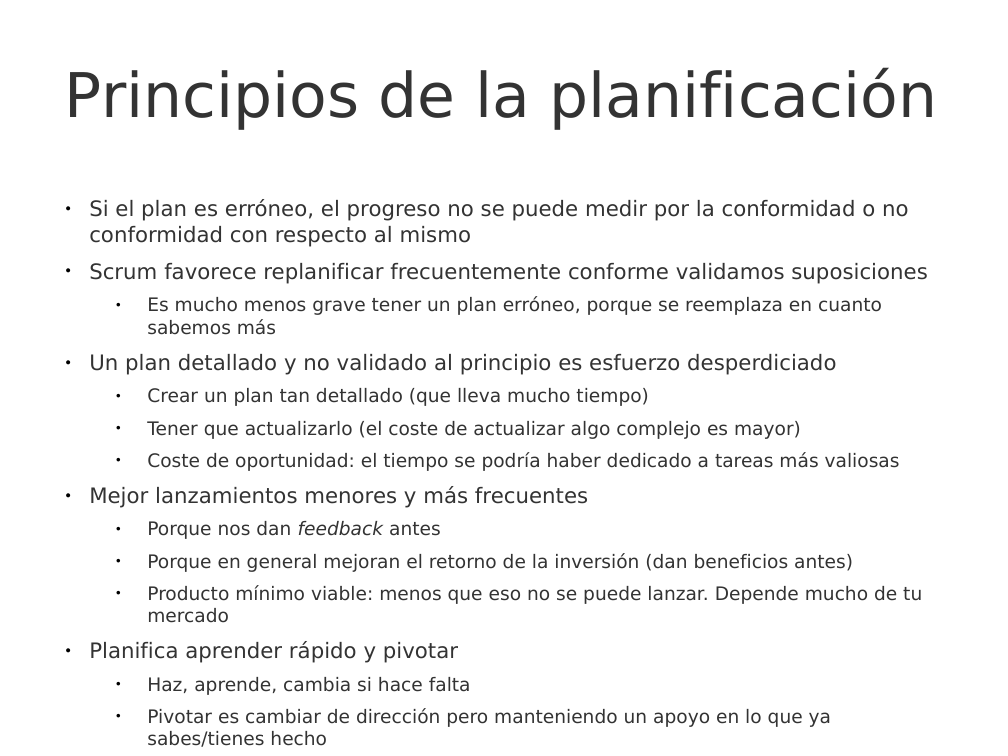
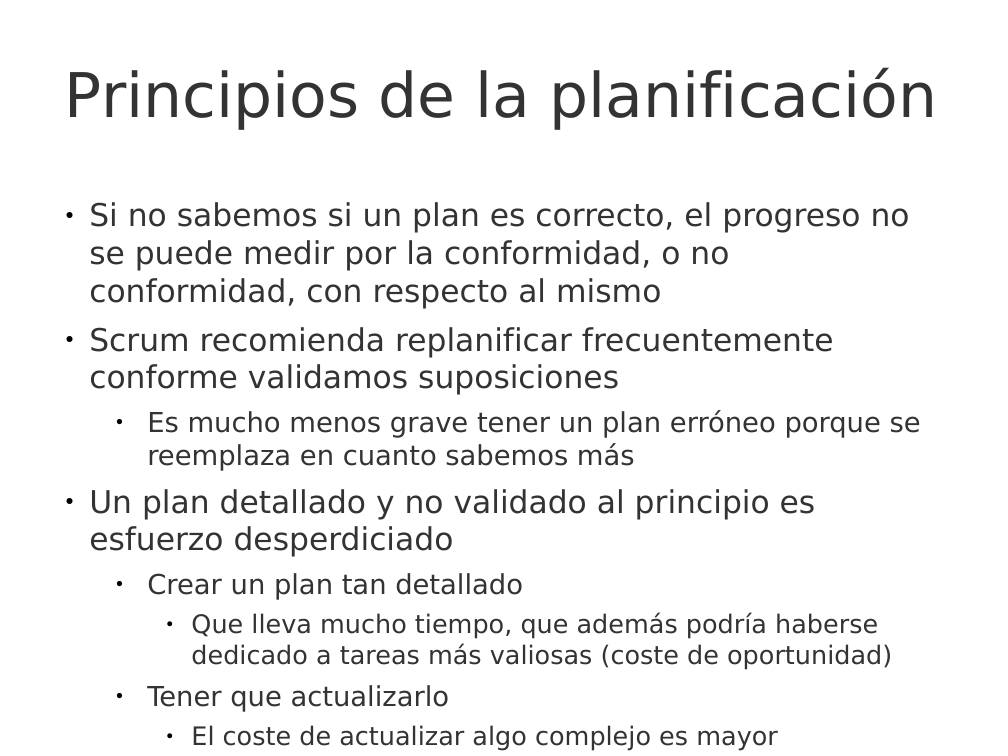
Before and after one commit to UNIZAR-30248-GeProSoft/scrum-slides, a slide deck: slide 7 of 7i_GPS-S07-Scrum-Planificación.odp. Drawn at 1008x756 pixels with LibreOffice and Linux fonts; fonts in the diff are those of the drawing; background and template pictures are left out. Boxes give left, top, right and bottom in pixels: in the first picture for what was removed or moved away, otherwise in the second. Text is boxed around its words. In the diff, an @@ line names an element or a change of style, - is before the commit and + after.

```diff
--- a/7i_GPS-S07-Scrum-Planificación.odp
+++ b/7i_GPS-S07-Scrum-Planificación.odp
@@ text at (89,202,921,471): text changed; size 15.2 to 22.4 pt @@
-● Si el plan es erróneo, el progreso no se puede medir por la conformidad o no conformidad con respecto al mismo
-● Scrum favorece replanificar frecuentemente conforme validamos suposiciones
-  ● Es mucho menos grave tener un plan erróneo, porque se reemplaza en cuanto sabemos más
+● Si no sabemos si un plan es correcto, el progreso no se puede medir por la conformidad, o no conformidad, con respecto al mismo
+● Scrum recomienda replanificar frecuentemente conforme validamos suposiciones
+  ● Es mucho menos grave tener un plan erróneo porque se reemplaza en cuanto sabemos más
@@ text at (89,489,816,557): size 15.2 to 22.4 pt in "Un plan detallado y no validado al ..." @@
@@ text at (147,573,892,751): text changed; size 13.3 to 18.2 pt @@
-  ● Crear un plan tan detallado (que lleva mucho tiempo)
-  ● Tener que actualizarlo (el coste de actualizar algo complejo es mayor)
-  ● Coste de oportunidad: el tiempo se podría haber dedicado a tareas más valiosas
-● Mejor lanzamientos menores y más frecuentes
-  ● Porque nos dan feedback antes
-  ● Porque en general mejoran el retorno de la inversión (dan beneficios antes)
-  ● Producto mínimo viable: menos que eso no se puede lanzar. Depende mucho de tu mercado
-● Planifica aprender rápido y pivotar
-  ● Haz, aprende, cambia si hace falta
-  ● Pivotar es cambiar de dirección pero manteniendo un apoyo en lo que ya sabes/tienes hecho
+  ● Crear un plan tan detallado
+    ● Que lleva mucho tiempo, que además podría haberse dedicado a tareas más valiosas (coste de oportunidad)
+  ● Tener que actualizarlo
+    ● El coste de actualizar algo complejo es mayor
@@ text at (162,690,652,728): text changed @@
-Salvo que se indique lo contrario, este trabajo es © 2017 Rubén Béjar http://www.rubenbejar.com
+Salvo que se indique lo contrario, este trabajo es © 16/11/2023 Rubén Béjar http://www.rubenbejar.com
```
Also in this commit, not shown: 58 other slides changed, 5 slides added, 6 slides removed, 32 other files.
